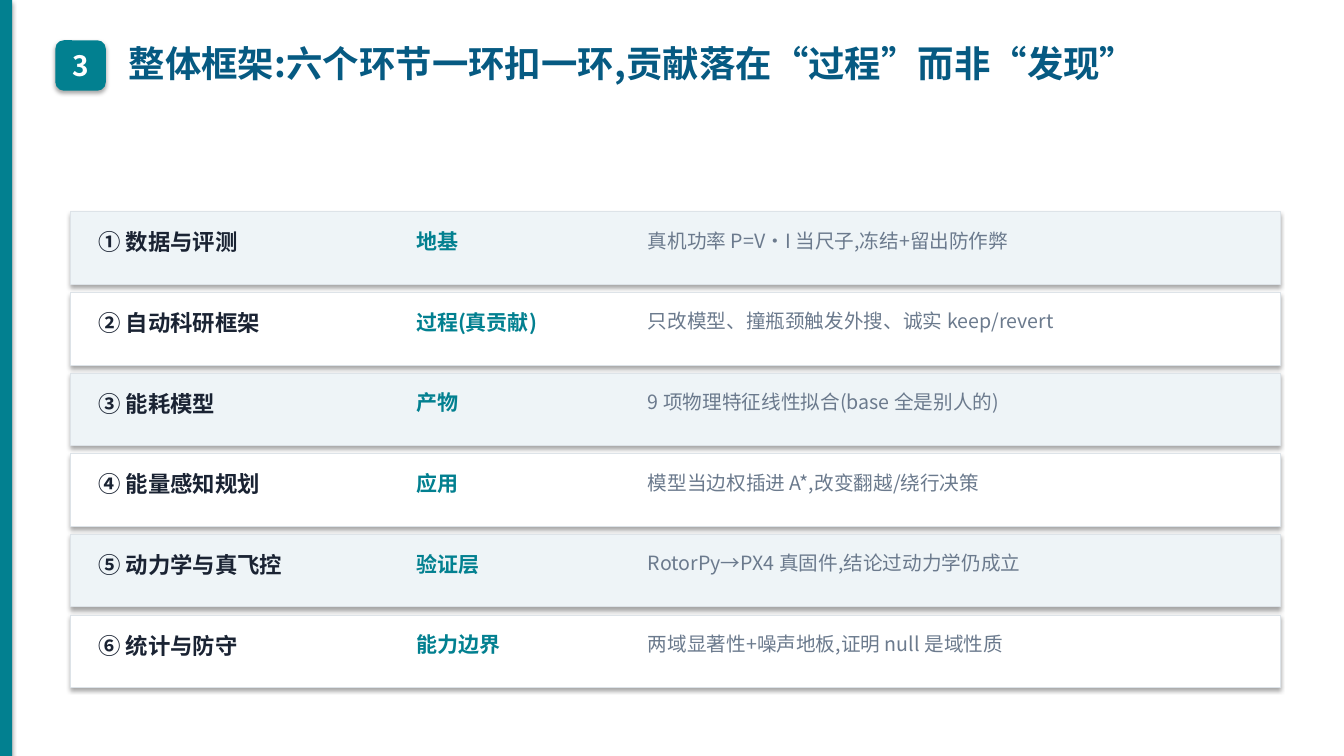
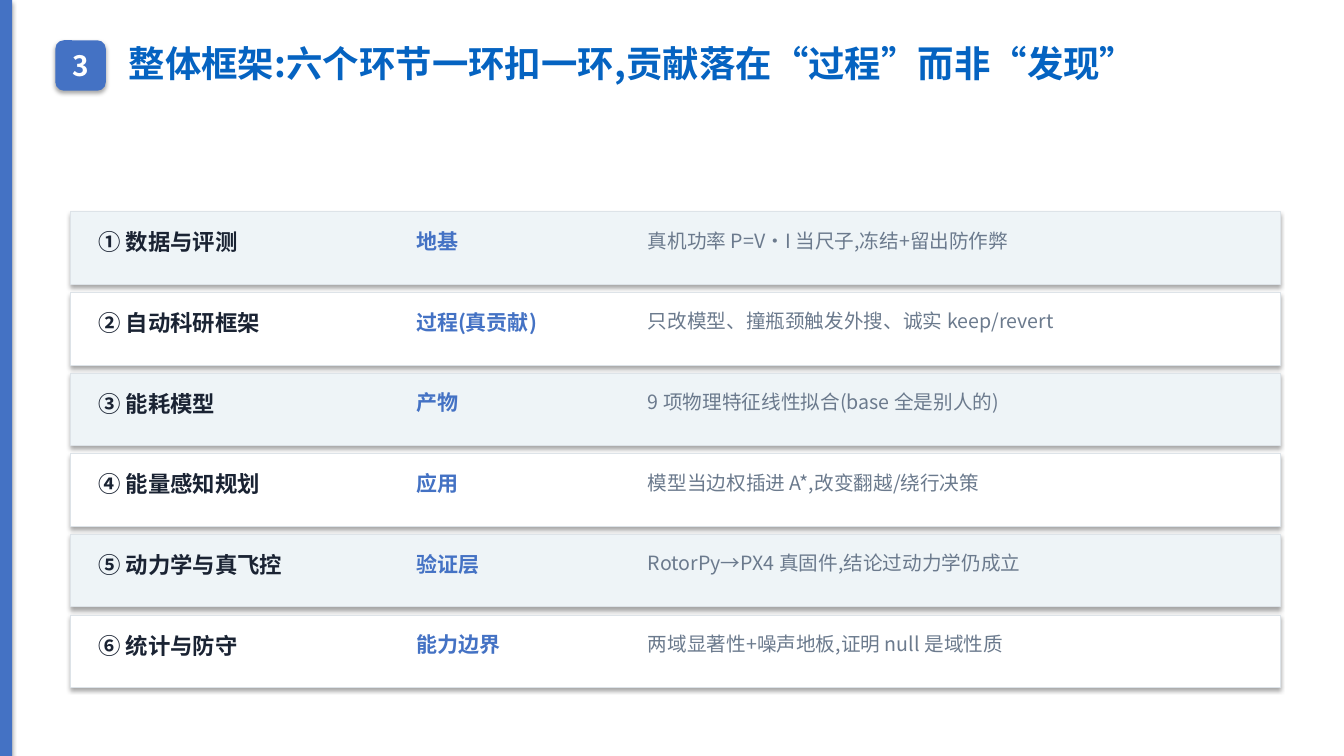
Before and after one commit to wbz0429/PathPlanningwithEnergy, a slide deck: slide 4 of autoresearch/energy_m100/experiments/midterm_defense.pptx. Drawn at 1344x756 pixels with LibreOffice and Linux fonts; fonts in the diff are those of the drawing. Boxes give left, top, right and bottom in pixels: in the first picture for what was removed or moved away, otherwise in the second. Text is boxed around its words. In the diff, an @@ line names an element or a change of style, - is before the commit and + after.

```diff
--- a/autoresearch/energy_m100/experiments/midterm_defense.pptx
+++ b/autoresearch/energy_m100/experiments/midterm_defense.pptx
@@ rectangle at (0,0,12,756): fill #028090 to #4472C4 @@
@@ rounded rectangle "3" at (55,40,106,91): fill #028090 to #4472C4 @@
@@ text "整体框架:六个环节一环扣一环,贡献落在“过程”而非“发现”" at (129,46,1136,85): text colour #065A82 to #0563C1 @@
@@ text colour #028090 to #4472C4 in 6 elements at (416,231,458,251), (416,312,537,334), (416,392,458,412), (416,473,458,493), (416,554,479,574), (416,634,500,654) @@
```
Also in this commit, not shown: 24 other slides changed, 9 other files.
